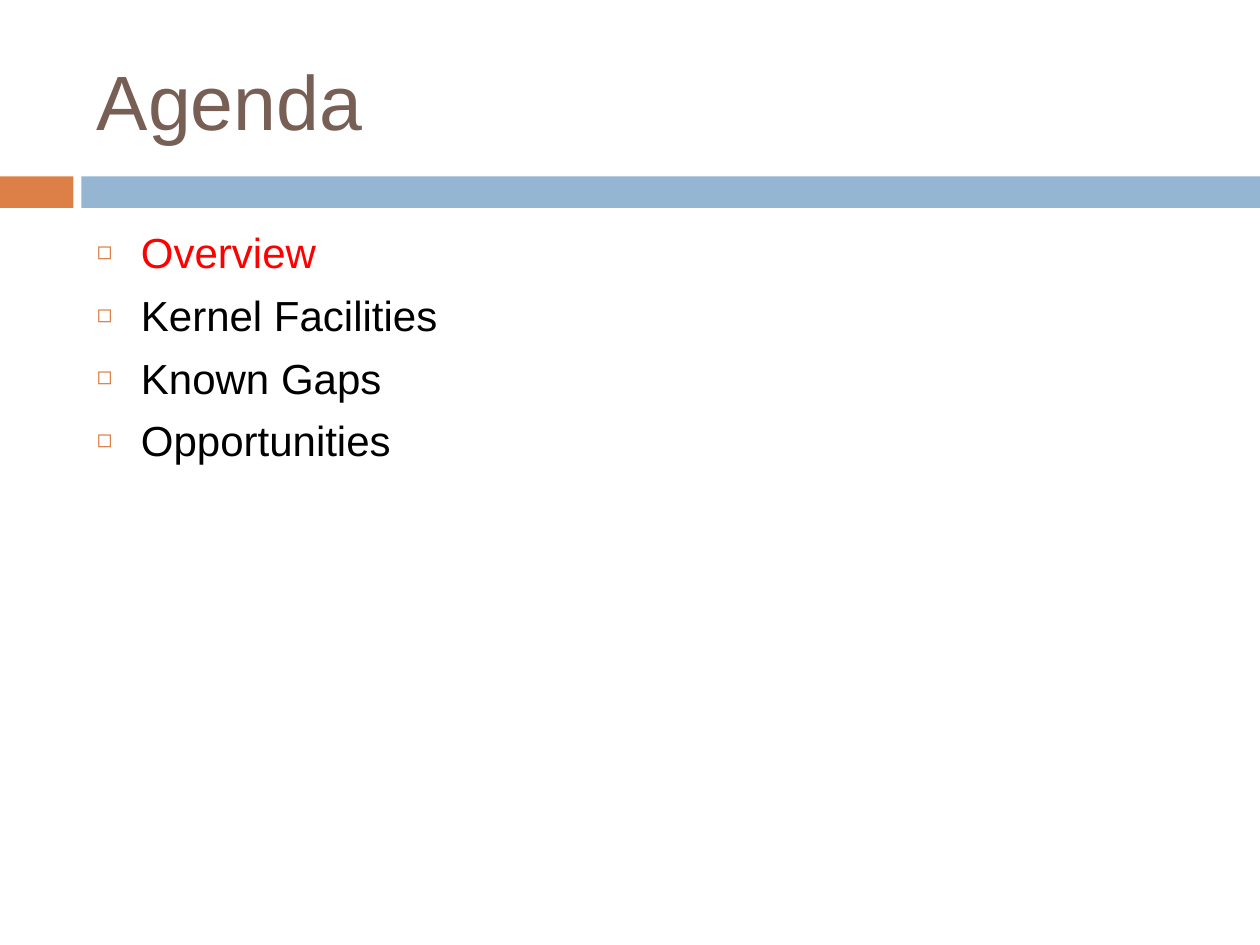
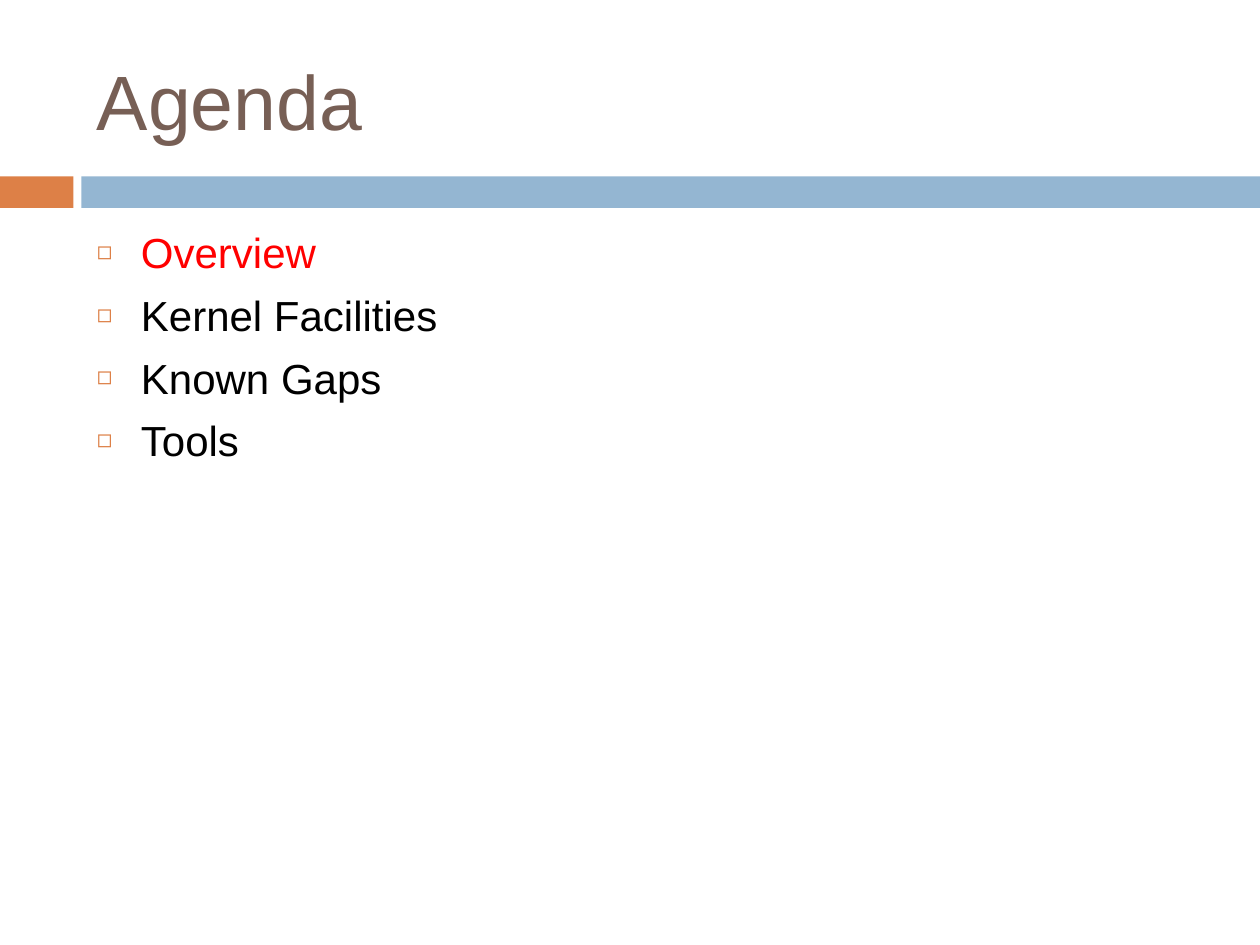
Before and after one commit to yangoliver/mydoc, a slide deck: slide 2 of slides/2016/linux_numa_optimization.pptx. Drawn at 1260x945 pixels with LibreOffice and Linux fonts; fonts in the diff are those of the drawing. Boxes give left, top, right and bottom in pixels: in the first picture for what was removed or moved away, otherwise in the second. Text is boxed around its words. In the diff, an @@ line names an element or a change of style, - is before the commit and + after.

```diff
--- a/slides/2016/linux_numa_optimization.pptx
+++ b/slides/2016/linux_numa_optimization.pptx
@@ text at [141,425,239,457]: text changed @@
-◻ Opportunities
+◻ Tools
```
Also in this commit, not shown: 3 other slides changed, 1 other file.
